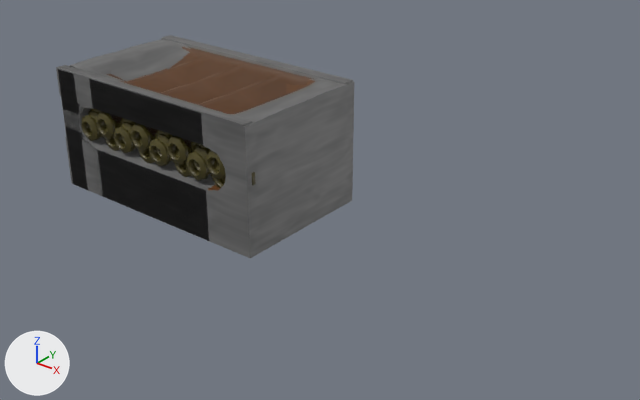
The Blender file Models/GroupD/Factory Kit/Factory Machinery/Conveyers/FM-001 ConveyerBelt.blend, before and after one commit.
Both versions are drawn from a 50 mm lens placed at (5.8, -4.55, 3.1), pointed at (2.4, -0.3, 0.46). Lighting does not change. The marker at lower left points along +X, +Y and +Z.

The first picture shows 'FM-001-ConveyerBelt', 'FM-001-ConveyerBelt-End', 'FM-001-ConveyerBelt-Middle'.
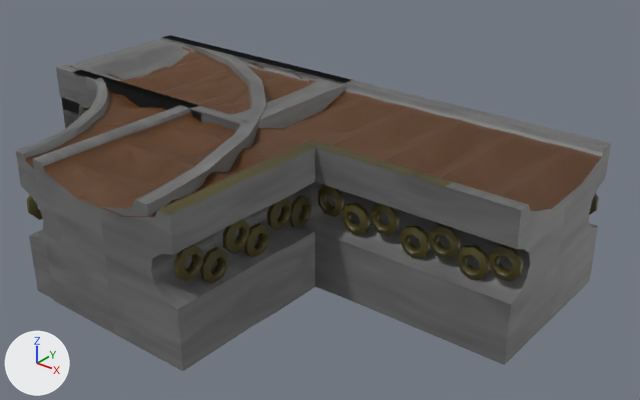
Edits to the bpy script that builds the scene:
```text
Change me_cube_011:
    where me_cube_011.from_pydata(...)  # 3409 vertices, 3399 faces, 3 loose edges; spans x 0.0..3.98, y -1.8..0.6, z 0.0..1.0
    used by ob_fm_012_conveyerbelt_cross; location = (0.0, 0.0, 0.0); scale = (1.01, 1.0, 1.0)
    me_cube_011 part 1: texture (UV) coordinates of 3399 of 3399 faces, centred in x 0.0..3.98, y -1.8..0.6, z 0.0..1.0, changed; they spanned u 0.0..0.99, v 0.0..1.0 and now span u 0.02..1.72, v 0.04..1.14
Change ob_fm_011_conveyerbelt_corner:
    remove ob_fm_011_conveyerbelt_corner.hide_set(True)
Change ob_fm_012_conveyerbelt_cross:
    remove ob_fm_012_conveyerbelt_cross.hide_set(True)
```

Where the change shows, as pixel boxes [x1, y1, x2, y2] in the pictures (640 x 400 px):
'FM-012-ConveyerBelt-Cross', shown: after [33, 36, 611, 371]
'FM-011-ConveyerBelt-Corner', shown: after [15, 35, 266, 299]
'FM-001-ConveyerBelt', unchanged, covered by the edit: before [57, 39, 354, 258]; after [57, 39, 346, 131]
'FM-001-ConveyerBelt-Middle', unchanged, covered by the edit: before [56, 35, 353, 240]; after [73, 35, 351, 125]
'FM-001-ConveyerBelt-End', unchanged, covered by the edit: before [58, 39, 299, 241]; after [62, 39, 202, 128]
